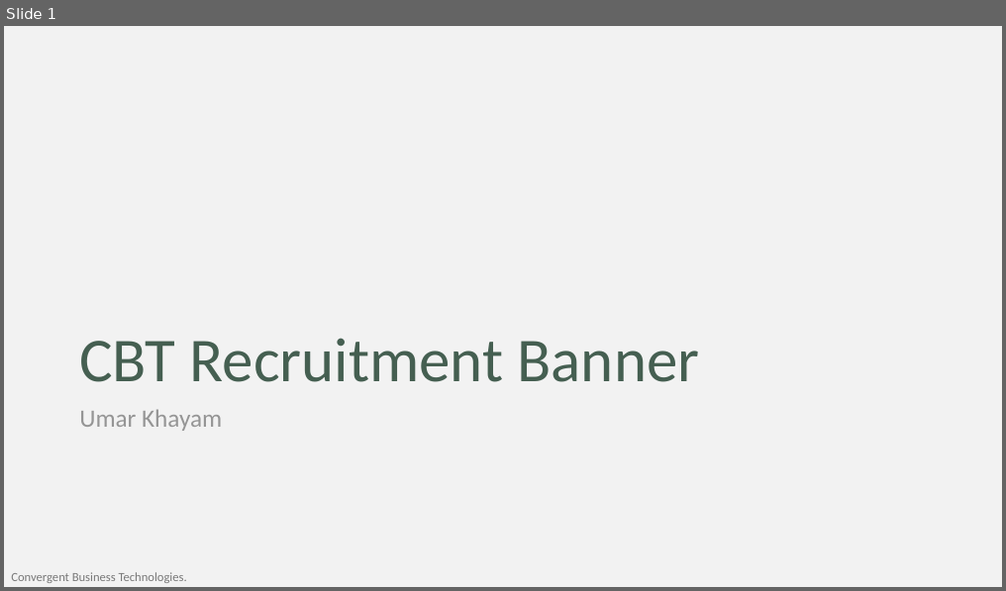
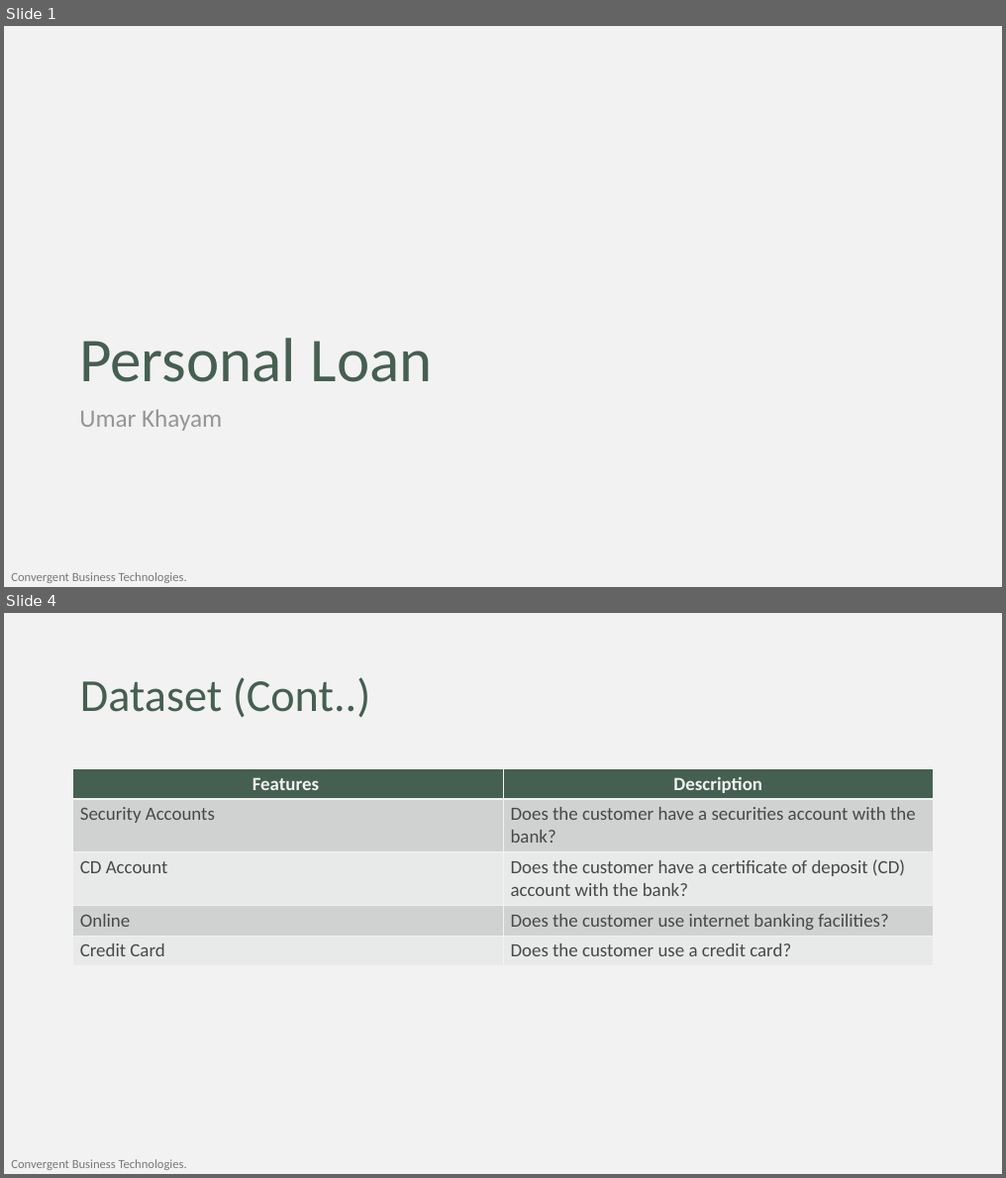
Before and after one commit to umar-khayam/Data-Science, a slide deck: Learning/Statistics/ISL/Presentation_v1.2.pptx. Shown one above the other, each under a label of ours: slide 1 before the commit, slides 1 and 4 after it; the slides between them are not shown. The pictures are 1006x591 and 1006x1178 pixels, drawn with LibreOffice and Linux fonts; fonts in the diff are those of the drawing; background and template pictures are left out. Boxes give left, top, right and bottom in pixels: in the first picture for what was removed or moved away, otherwise in the second. Text is boxed around its words. In the diff, an @@ line names an element or a change of style, - is before the commit and + after.

Commit message:
Bank Personal Loan

```diff
--- a/Learning/Statistics/ISL/Presentation_v1.2.pptx
+++ b/Learning/Statistics/ISL/Presentation_v1.2.pptx
@@ slide 4 added at (4, 613, 1002, 1174), background #F2F2F2; not listed: 1 template element that a slide beside it also shows @@
@@ title added at (80, 677, 371, 717), 44 pt, text #455F51 @@
+Dataset (Cont..)
@@ table added at (73, 768, 934, 964), 5 rows, 2 columns @@
+Features | Description
+Security Accounts | Does the customer have a securities account with the bank?
+CD Account | Does the customer have a certificate of deposit (CD) account with the bank?
+Online | Does the customer use internet banking facilities?
+Credit Card | Does the customer use a credit card?
@@ slide 1 changed as well @@
@@ title at (79, 338, 433, 382): text changed @@
-CBT Recruitment Banner
+Personal Loan
```
Also in this commit, not shown: 16 other slides added, 10 slides removed, 7 other files.
